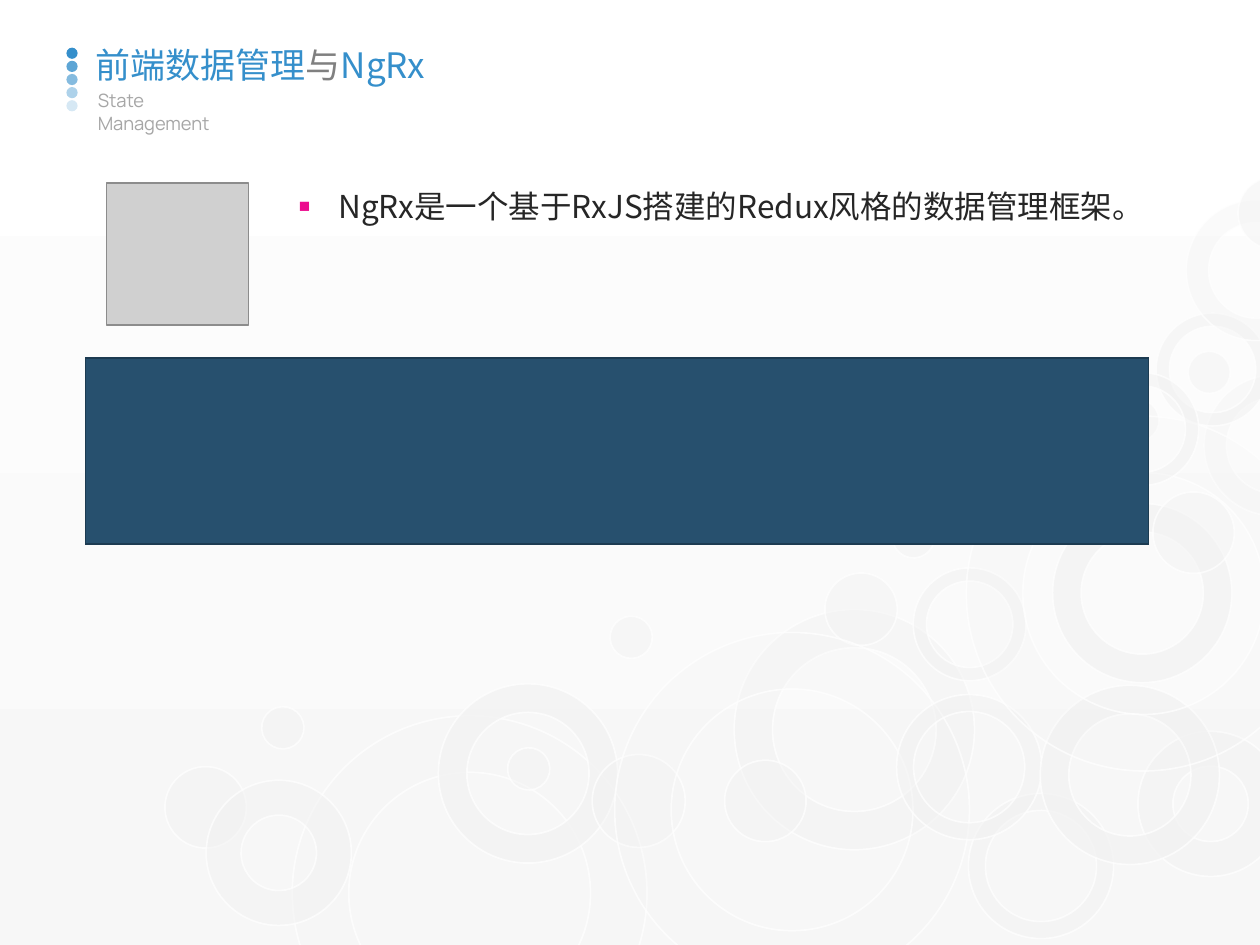
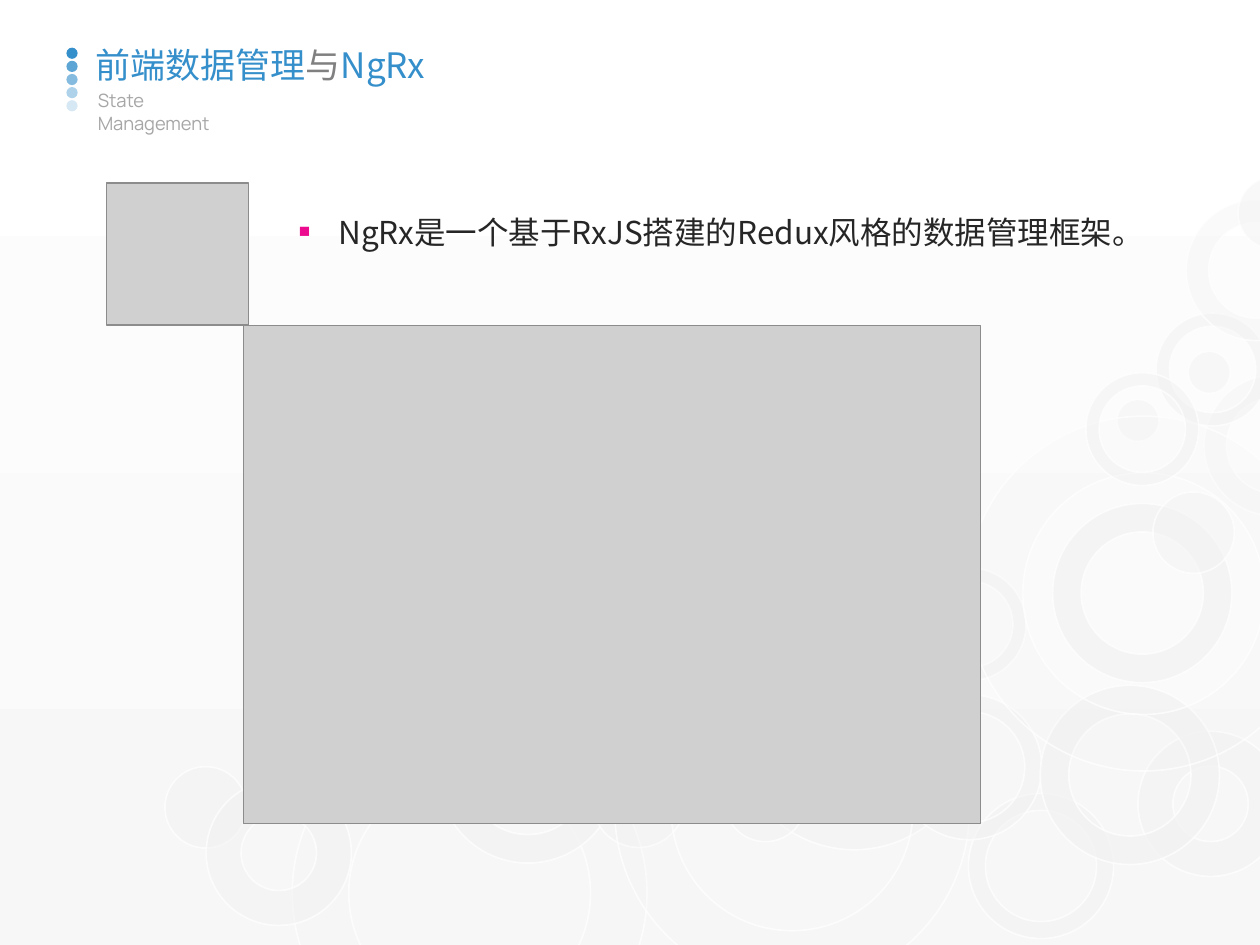
Before and after one commit to watermoonlx/playground-v2, a slide deck: slide 25 of ppt/RxJS & NgRxj.pptx (slide 21 before the commit). Drawn at 1260x945 pixels with LibreOffice and Linux fonts; fonts in the diff are those of the drawing; grey boxes stand for pictures. Boxes give left, top, right and bottom in pixels: in the first picture for what was removed or moved away, otherwise in the second. Text is boxed around its words. In the diff, an @@ line names an element or a change of style, - is before the commit and + after.

```diff
--- a/ppt/RxJS & NgRxj.pptx
+++ b/ppt/RxJS & NgRxj.pptx
@@ text "NgRx是一个基于RxJS搭建的Redux风格的数据管理框架。" moved from (x1=338, y1=191, x2=1144, y2=226) to (x1=338, y1=217, x2=1144, y2=252) @@
@@ picture added at (x1=243, y1=325, x2=980, y2=824) @@
@@ rectangle removed at (x1=86, y1=358, x2=1149, y2=544) @@
@@ group removed at (x1=261, y1=510, x2=941, y2=796): 5 ellipses @@
```
Also in this commit, not shown: 3 other slides changed, 7 slides added, 22 slides removed, 13 other files.
